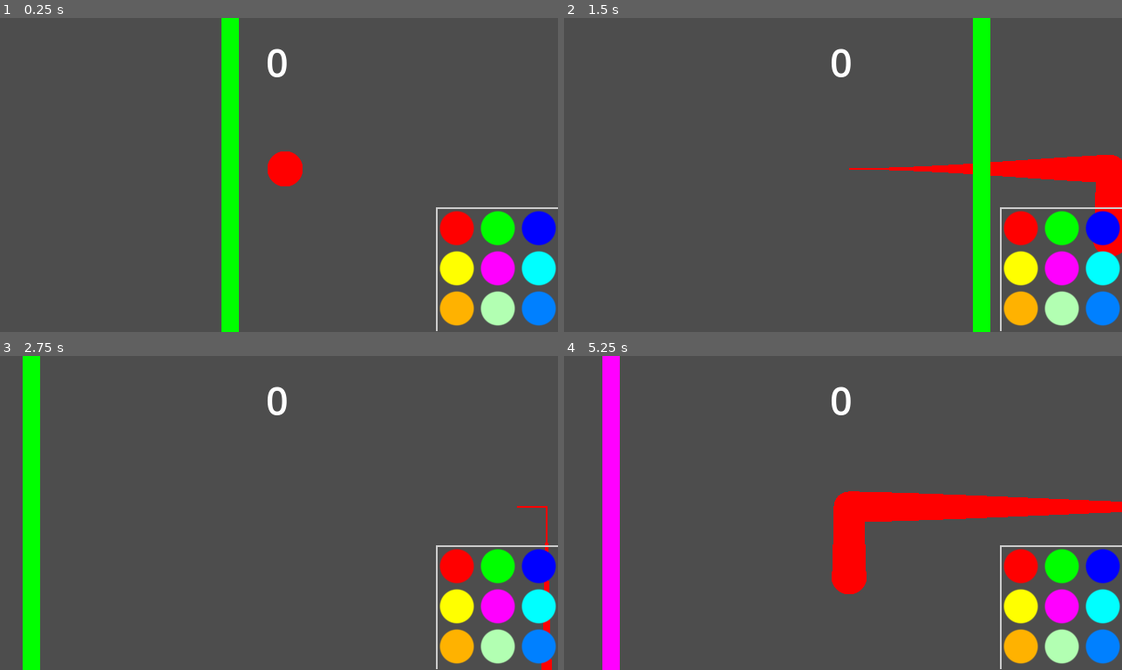
Above: before the commit, frames 1-4 (two rows, left to right).
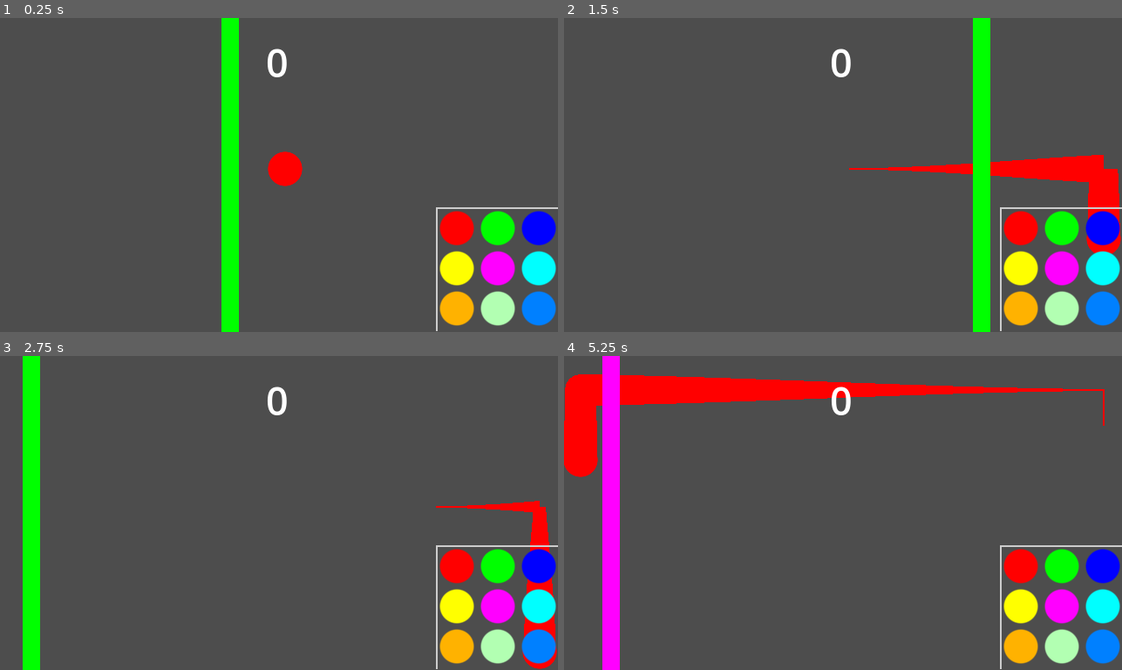
Above: after the commit, the same moments.

Repository: OutworldToast/circolour
Game: Godot game, scene res://src/game/game.tscn
Same seed, same stepped clock (60 frames per second), same inputs: the game is played once before the commit and once after it.
Inputs:
- Up to frame 1 (0.25 s): no input
- Up to frame 2 (1.5 s): tap Enter at 0.5 s; hold D (move_right) 0.53-1.28 s; hold S (move_down) from 1.28 s (still down)
- Up to frame 3 (2.75 s): release S (move_down) at 2.03 s; hold D (move_right) from 2.03 s (still down)
- Up to frame 4 (5.25 s): release D (move_right) at 2.78 s; hold W (move_up) 2.78-3.53 s; hold A (move_left) 3.53-5.03 s; hold S (move_down) from 5.03 s (still down)

The runs differ from the first frame. In frame 1, less than 0.1% of the frame differs, in the area x 47-55%, y 42-54%; in frame 2, 0.5%; in frame 3, 1.0%; in frame 4, 11%, in the area x 0-100%, y 5-76%.

Commit message:
clamped the player to the viewport

Diff:
--- a/project.godot
+++ b/project.godot
@@ -56,3 +56,4 @@
 [layer_names]
 
 2d_physics/layer_1="Player"
+2d_physics/layer_2="Obstacles"
--- a/shaders/circle.gdshader
+++ b/shaders/circle.gdshader
@@ -1,7 +1,7 @@
 shader_type canvas_item;
 
 uniform vec4 color : source_color = vec4(1, 1, 1, 1);
-uniform float radius : hint_range(0.0, 1.0, 0.1) = 0.46;
+uniform float radius : hint_range(0.0, 1.0, 0.01) = 0.45;
 uniform float edge : hint_range(0.001, 0,2) = 0.05;
 
 void fragment() {
--- a/src/game/game.tscn
+++ b/src/game/game.tscn
@@ -24,6 +24,7 @@
 stream = ExtResource("2_n7s5x")
 volume_db = -30.0
 autoplay = true
+parameters/looping = true
 
 [node name="Camera2D" type="Camera2D" parent="."]
 position = Vector2(321, 181)
--- a/src/game/player/player.gd
+++ b/src/game/player/player.gd
@@ -67,6 +67,13 @@
 	velocity = velocity.normalized() * SPEED * delta
 	position += velocity
 
+	# clamp to visible screen area, with margin for size
+	var screen_size = get_viewport_rect().size
+
+	# the characters is 40x40
+	position.x = clamp(position.x, 20, screen_size.x - 20)
+	position.y = clamp(position.y, 20, screen_size.y - 20)
+
 
 func _on_area_entered(area: Area2D) -> void:
 
--- a/src/game/player/player.tscn
+++ b/src/game/player/player.tscn
@@ -6,7 +6,7 @@
 [sub_resource type="ShaderMaterial" id="ShaderMaterial_gmfve"]
 shader = ExtResource("1_lowyb")
 shader_parameter/color = Color(1, 0.65098, 0.372549, 1)
-shader_parameter/radius = 0.5
+shader_parameter/radius = 0.48
 shader_parameter/edge = 0.02
 
 [sub_resource type="CanvasTexture" id="CanvasTexture_ehvfd"]
